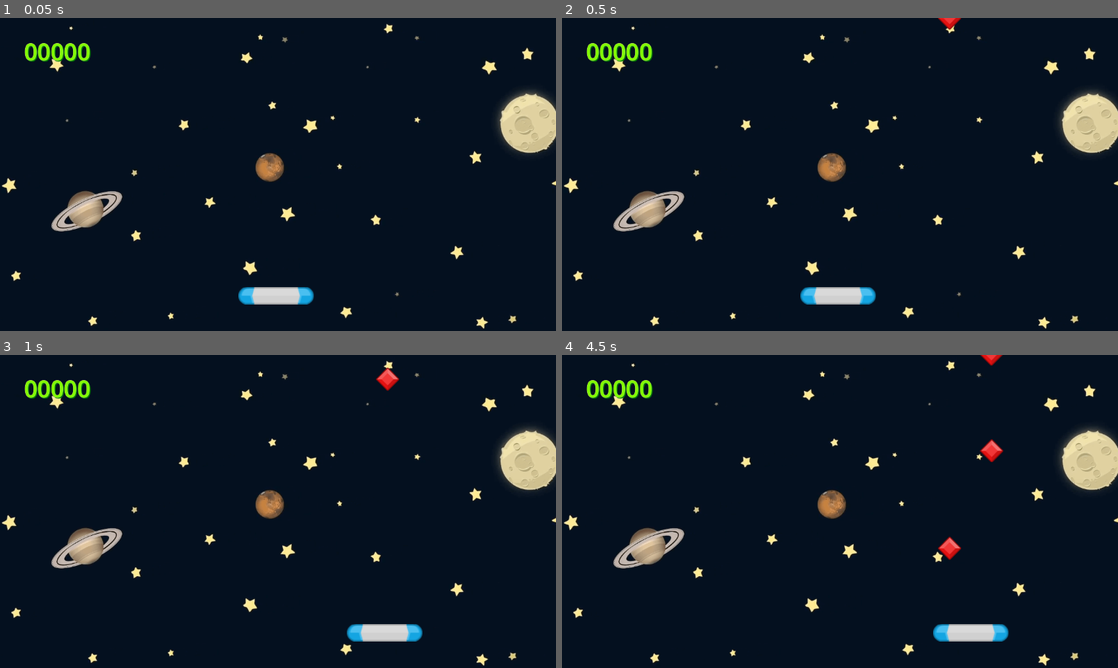
Above: before the commit, frames 1-4 (two rows, left to right).
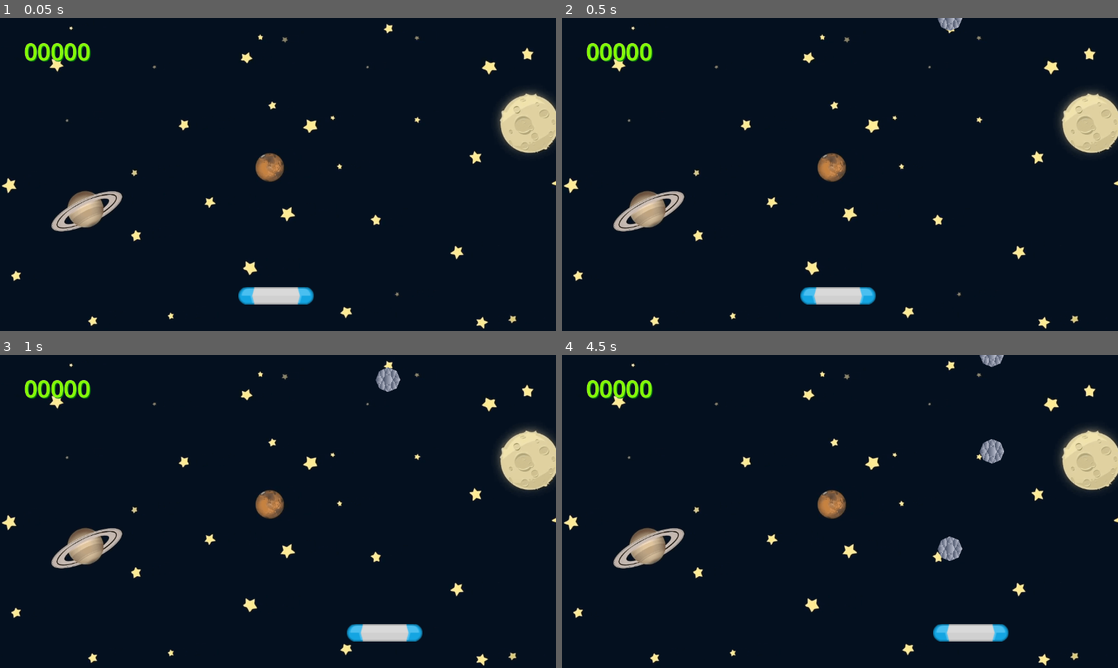
Above: after the commit, the same moments.

Repository: ZuNTeR/GemCatcher
Game: Godot game, scene res://scenes/game.tscn
Same seed, same stepped clock (60 frames per second), same inputs: the game is played once before the commit and once after it.
Inputs:
- Up to frame 1 (0.05 s): no input
- Up to frame 2 (0.5 s): no input
- Up to frame 3 (1 s): hold D (right) from 0.53 s (still down)
- Up to frame 4 (4.5 s): release D (right) at 1.28 s; hold A (left) 1.28-2.03 s; hold D (right) 2.03-3.53 s; hold A (left) from 3.53 s (still down)

Frame 1 is identical in both runs. In frame 2, 0.1% of the frame differs, in the area x 67-72%, y 0-4%; in frame 3, 0.3%; in frame 4, 0.6%, in the area x 67-80%, y 0-66%.

Commit message:
adição de gema padão

Diff:
--- a/scenes/gem.tscn
+++ b/scenes/gem.tscn
@@ -1,19 +1,25 @@
 [gd_scene load_steps=4 format=3 uid="uid://dx8cp8och1xiu"]
 
-[ext_resource type="Texture2D" uid="uid://ww47mjdwd7nl" path="res://assets/element_red_diamond.png" id="1_1n8qv"]
 [ext_resource type="Script" path="res://scenes/gem.gd" id="1_8ir0a"]
+[ext_resource type="Texture2D" uid="uid://gjv2pu8icltp" path="res://assets/gemas_Sprite de gema original.png" id="2_rksw8"]
 
-[sub_resource type="RectangleShape2D" id="RectangleShape2D_7lo5q"]
-size = Vector2(36.0625, 36.0625)
+[sub_resource type="CircleShape2D" id="CircleShape2D_6ux8y"]
+radius = 25.4558
 
 [node name="Gem" type="Area2D"]
 position = Vector2(45, 35)
 script = ExtResource("1_8ir0a")
 
 [node name="Sprite2D" type="Sprite2D" parent="."]
-texture = ExtResource("1_1n8qv")
+position = Vector2(0.500002, 0.999998)
+scale = Vector2(0.053, 0.053)
+texture = ExtResource("2_rksw8")
 
 [node name="CollisionShape2D" type="CollisionShape2D" parent="."]
-position = Vector2(0, 0.500001)
+visible = false
+position = Vector2(1, 1)
 rotation = 0.785398
-shape = SubResource("RectangleShape2D_7lo5q")
+shape = SubResource("CircleShape2D_6ux8y")
+
+[node name="CollisionPolygon2D" type="CollisionPolygon2D" parent="."]
+polygon = PackedVector2Array(1, 27, 19, 19, 26, 1, 19, -17, 0, -25, -18, -16, -25, 2, -17, 20)
Binary file added: assets/gemas_Sprite de gema original.png
Not shown, added: assets/gemas_Sprite de gema original.png.import
